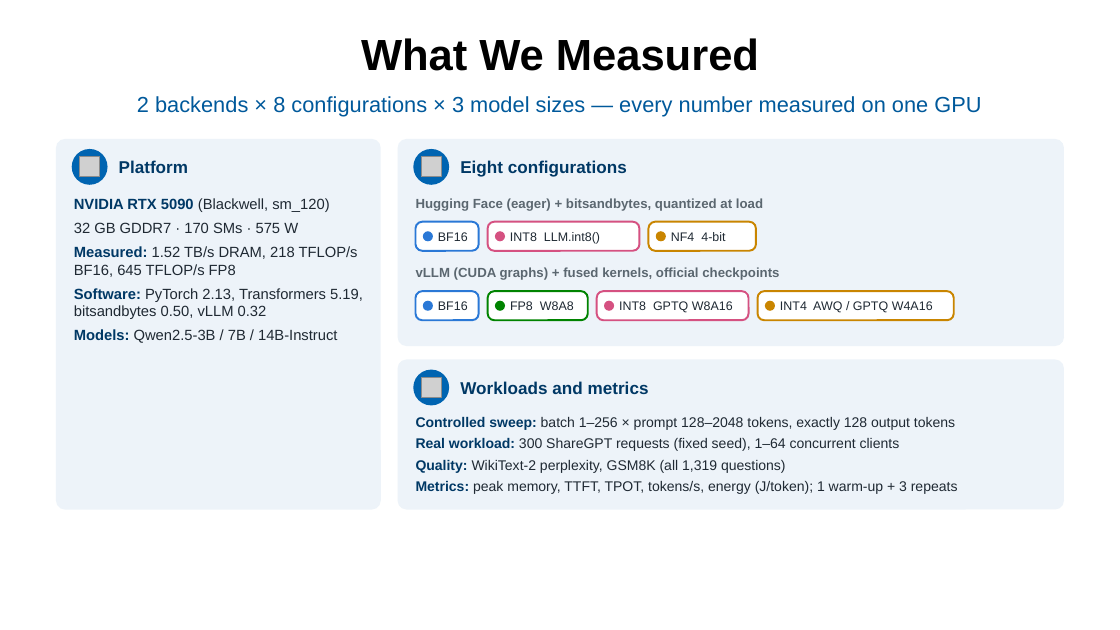
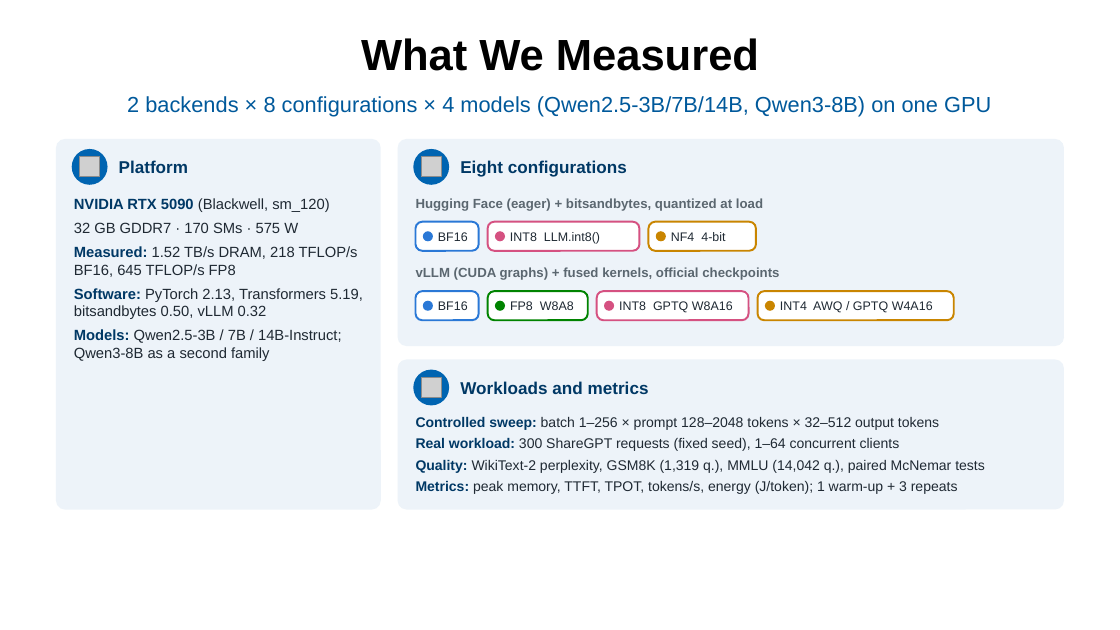
Before and after one commit to zz9tf/6359-SYS-ARCHITECT-course-work, a slide deck: slide 2 of final_project/slides/final_presentation.pptx. Drawn at 1120x630 pixels with LibreOffice and Linux fonts; fonts in the diff are those of the drawing; grey boxes stand for pictures; background and template pictures are left out. Boxes give left, top, right and bottom in pixels: in the first picture for what was removed or moved away, otherwise in the second. Text is boxed around its words. In the diff, an @@ line names an element or a change of style, - is before the commit and + after.

Commit message:
Final results, report and slides
- 14B HF quality (NF4, LLM.int8()) and MMLU complete; Qwen3-8B quality complete
- report: compiled main.pdf; 14B NF4 capacity result, NF4 speedup trend across sizes,
  model-specific quality caveat from Qwen3-8B, detail tables in the appendix
- slides: generalization slide, quality and takeaway slides from the report's numbers
- README key findings and results regenerated; run_all.sh covers every experiment

```diff
--- a/final_project/slides/final_presentation.pptx
+++ b/final_project/slides/final_presentation.pptx
@@ text at (x1=127, y1=96, x2=991, y2=117): text changed @@
-2 backends × 8 configurations × 3 model sizes — every number measured on one GPU
+2 backends × 8 configurations × 4 models (Qwen2.5-3B/7B/14B, Qwen3-8B) on one GPU
@@ text at (x1=74, y1=329, x2=342, y2=361): text changed @@
-Models: Qwen2.5-3B / 7B / 14B-Instruct
+Models: Qwen2.5-3B / 7B / 14B-Instruct; Qwen3-8B as a second family
@@ text at (x1=416, y1=417, x2=939, y2=430): text changed @@
-Controlled sweep: batch 1–256 × prompt 128–2048 tokens, exactly 128 output tokens
+Controlled sweep: batch 1–256 × prompt 128–2048 tokens × 32–512 output tokens
@@ text at (x1=416, y1=460, x2=985, y2=473): text changed @@
-Quality: WikiText-2 perplexity, GSM8K (all 1,319 questions)
+Quality: WikiText-2 perplexity, GSM8K (1,319 q.), MMLU (14,042 q.), paired McNemar tests
```
Also in this commit, not shown: 2 other slides changed, 1 slide added, 50 other files.
